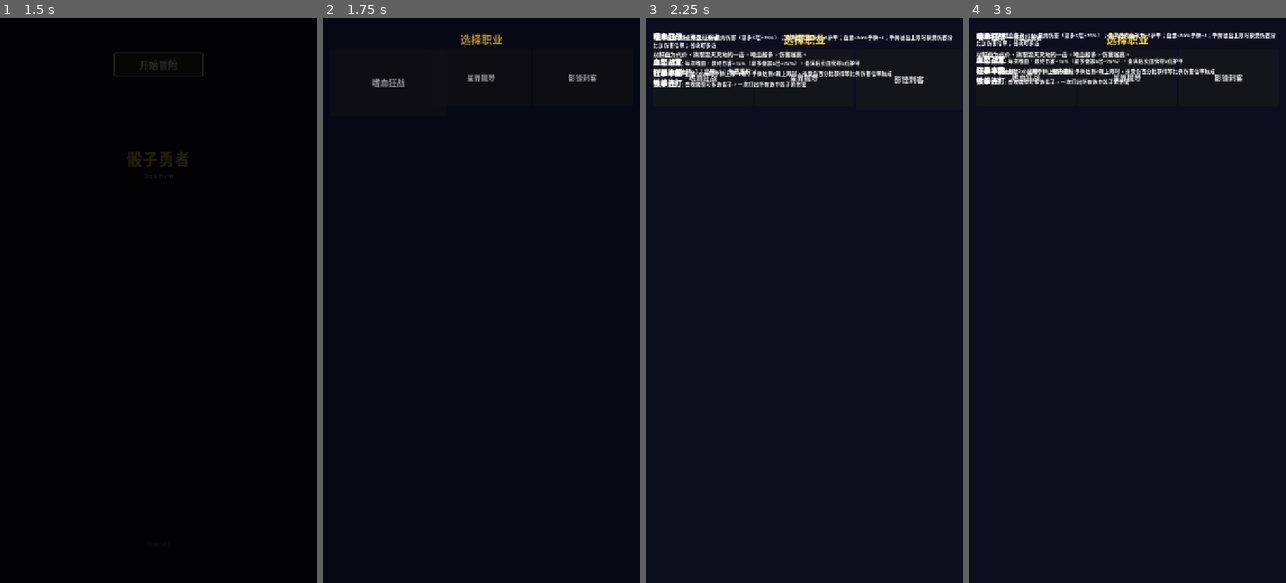
Above: before the commit, frames 1-4 (left to right).
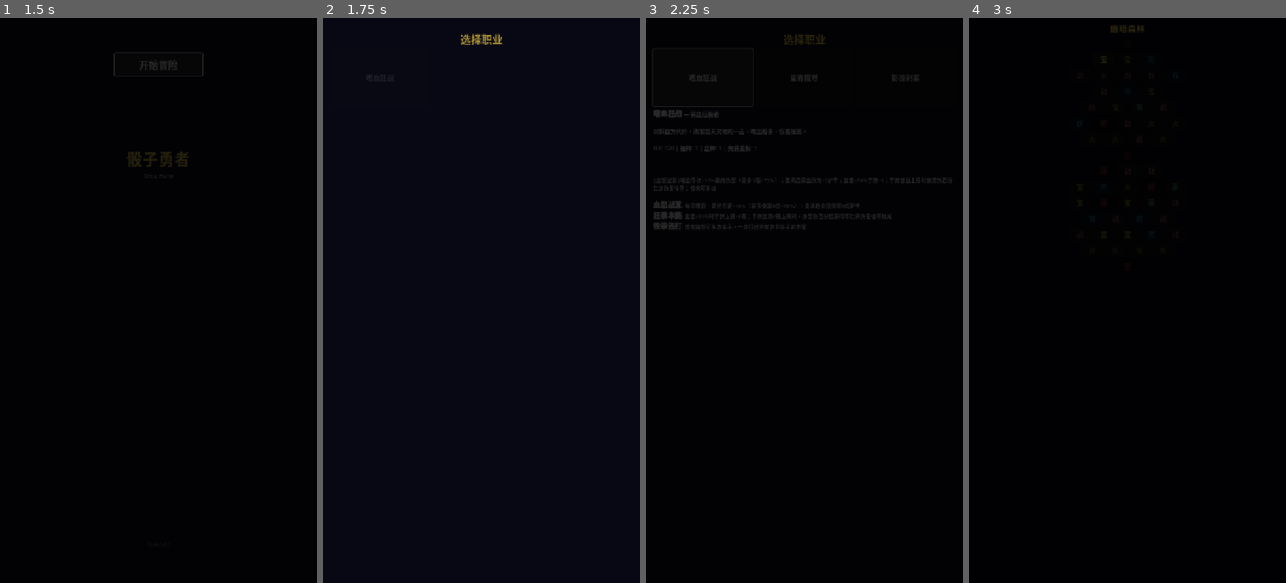
Above: after the commit, the same moments.

Repository: rare1fy/thetinypipsaga
Game: Godot game, scene res://main.tscn
The game is run twice, just before and just after one commit, with the same random seed, the same clock (stepped at 60 frames per second) and the same inputs.
Inputs (mouse positions are in pixels of both pictures, inside the frame that each line leads up to):
- Up to frame 1 (1.5 s): move the mouse to (228, 272) at 0.52 s; click "开始冒险" at 1.25 s
- Up to frame 2 (1.75 s): no input
- Up to frame 3 (2.25 s): click "嗜血狂战" at 2 s
- Up to frame 4 (3 s): click (1127, 46) at 2.75 s, where only the run after the commit has a clickable "战"

Frame 1 is identical in both runs. In frame 2, 0.3% of the frame differs, in the area x 15-87%, y 10-13%; in frame 3, 89%; in frame 4, 93%, in the area x 0-100%, y 0-100%.
Error after the commit: Trying to return an array of type "Array" where expected return type is "Array[EnemyConfig]". (res://data/enemy_config.gd:79)

Commit message:
修复(职业选择): Container子节点禁用scale/position动画，改纯淡入，解决文字重叠与按钮点击失效

Diff:
--- a/ui/class_select/class_select.gd
+++ b/ui/class_select/class_select.gd
@@ -21,12 +21,13 @@
 	mage_btn.mouse_entered.connect(func(): _show_class_info("mage"))
 	rogue_btn.mouse_entered.connect(func(): _show_class_info("rogue"))
 
-	# 弹入动画
-	VFX.pop_in(warrior_btn, 0.4, 0.1)
-	VFX.pop_in(mage_btn, 0.4, 0.2)
-	VFX.pop_in(rogue_btn, 0.4, 0.3)
-	VFX.slide_in_from_bottom(desc_label, 20.0, 0.3, 0.3)
-	VFX.slide_in_from_bottom(skill_label, 20.0, 0.3, 0.4)
+	# 进场动画：Container 子节点禁用 scale/position tween，只做 modulate 淡入
+	# 避免与 HBoxContainer/VBoxContainer 的自动布局冲突导致遮挡和按钮失效
+	VFX.fade_in(warrior_btn, 0.4, 0.1)
+	VFX.fade_in(mage_btn, 0.4, 0.2)
+	VFX.fade_in(rogue_btn, 0.4, 0.3)
+	VFX.fade_in(desc_label, 0.3, 0.3)
+	VFX.fade_in(skill_label, 0.3, 0.4)
 
 	_show_class_info("warrior")
 
